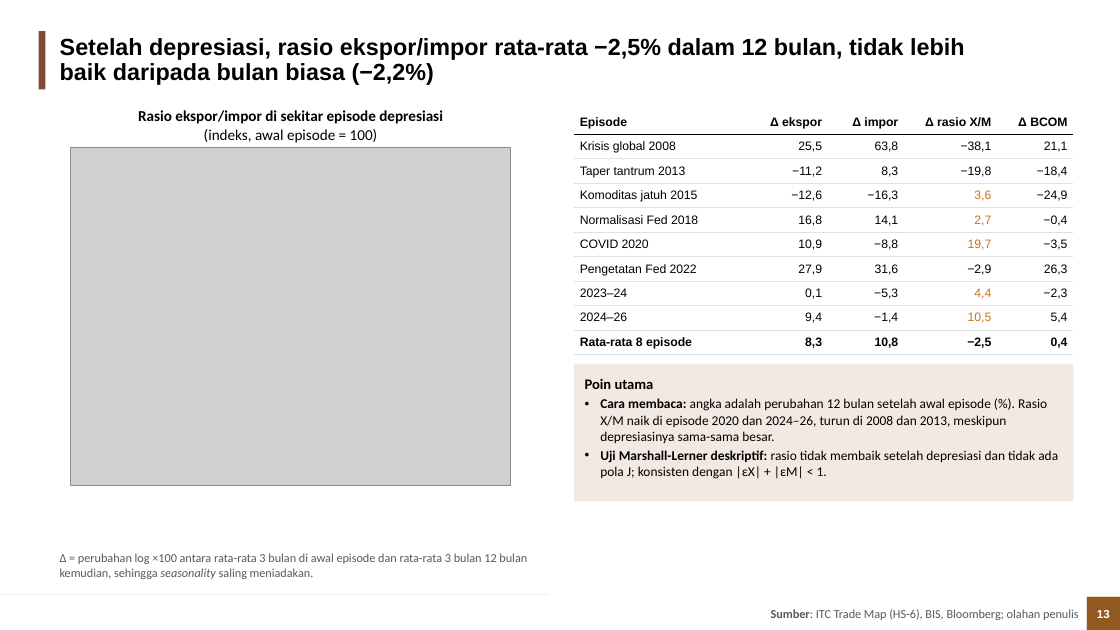
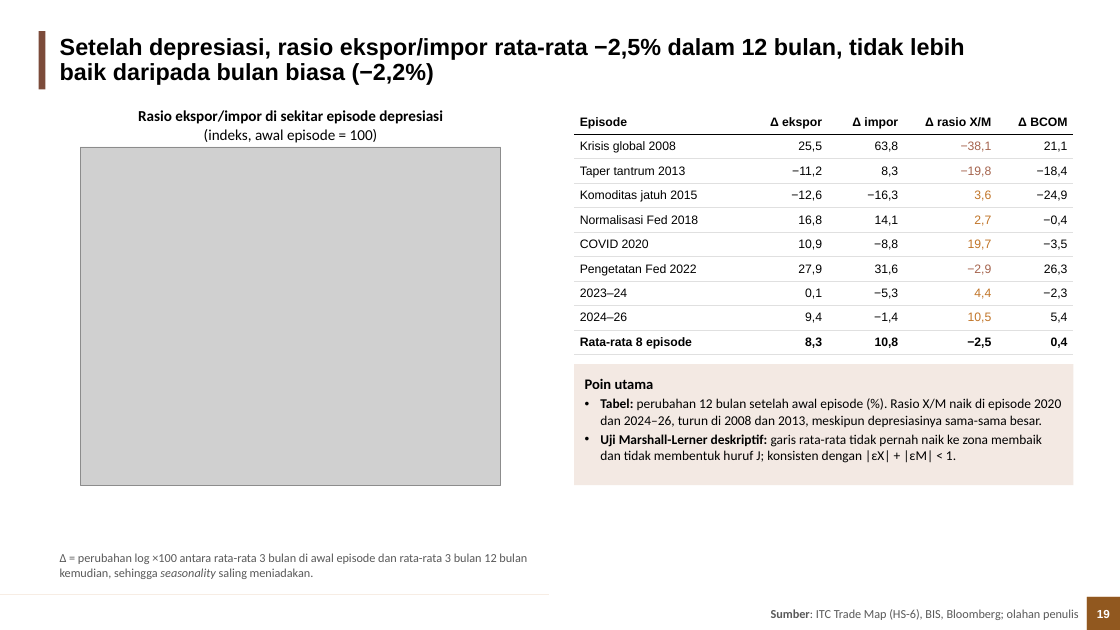
Before and after one commit to muhamadhaikal128/Pengaruh-Depresiasi-Rupiah-Terhadap-Trade-Balance, a slide deck: slide 19 of Haikal/output/3_ppt/Depresiasi_Rupiah_Trade_Balance.pptx (slide 13 before the commit). Drawn at 1120x630 pixels with LibreOffice and Linux fonts; fonts in the diff are those of the drawing; grey boxes stand for pictures; background and template pictures are left out. Boxes give left, top, right and bottom in pixels: in the first picture for what was removed or moved away, otherwise in the second. Text is boxed around its words. In the diff, an @@ line names an element or a change of style, - is before the commit and + after.

Commit message:
Haikal: dekomposisi harga vs volume (kuantitas HS-6), uji Marshall-Lerner dengan volume, PPT disusun ulang

```diff
--- a/Haikal/output/3_ppt/Depresiasi_Rupiah_Trade_Balance.pptx
+++ b/Haikal/output/3_ppt/Depresiasi_Rupiah_Trade_Balance.pptx
@@ table at <box>574,110,1075,355</box> @@
@@ text colour #000000 to #A5644E in "−38,1", "−19,8", "−2,9" @@
@@ borders changed @@
@@ picture: place and size @@
-picture at <box>71,147,510,486</box>
+picture at <box>80,147,501,486</box>
@@ rectangle "Poin utama": place and size @@
-rectangle "Poin utama" at <box>574,364,1073,501</box>
+rectangle "Poin utama" at <box>574,364,1073,485</box>
@@ text in rectangle at <box>600,398,1061,463</box>: text changed @@
-• Cara membaca: angka adalah perubahan 12 bulan setelah awal episode (%). Rasio X/M naik di episode 2020 dan 2024–26, turun di 2008 dan 2013, meskipun depresiasinya sama-sama besar.
-• Uji Marshall-Lerner deskriptif: rasio tidak membaik setelah depresiasi dan tidak ada pola J; konsisten dengan |εX| + |εM| < 1.
+• Tabel: perubahan 12 bulan setelah awal episode (%). Rasio X/M naik di episode 2020 dan 2024–26, turun di 2008 dan 2013, meskipun depresiasinya sama-sama besar.
+• Uji Marshall-Lerner deskriptif: garis rata-rata tidak pernah naik ke zona membaik dan tidak membentuk huruf J; konsisten dengan |εX| + |εM| < 1.
@@ page number at <box>1097,610,1110,618</box>: text changed @@
-13
+19
```
Also in this commit, not shown: 31 other slides changed, 13 slides added, 5 slides removed, 29 other files.
